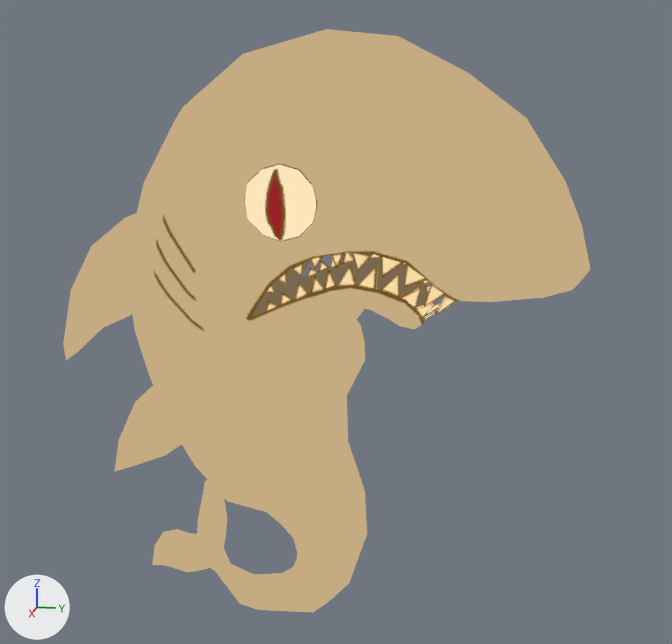
Renders of the glTF model godot/assets/models/battle/summons/SandShark.glb from each side of a commit.
Rendered twice from a 50 mm camera at (0.248, 0.0584, 0.152) aimed at (-0.0014, 0.0085, 0.0896). Every picture has the same lights, and +X, +Y and +Z are marked at lower left. The older version comes first. Both versions are drawn at frame 25 of the action 'SandShark_Idle'; the numbers are the values there. Vertices at exactly the same position are counted once.

Objects in the first picture: 'SandShark.001'.
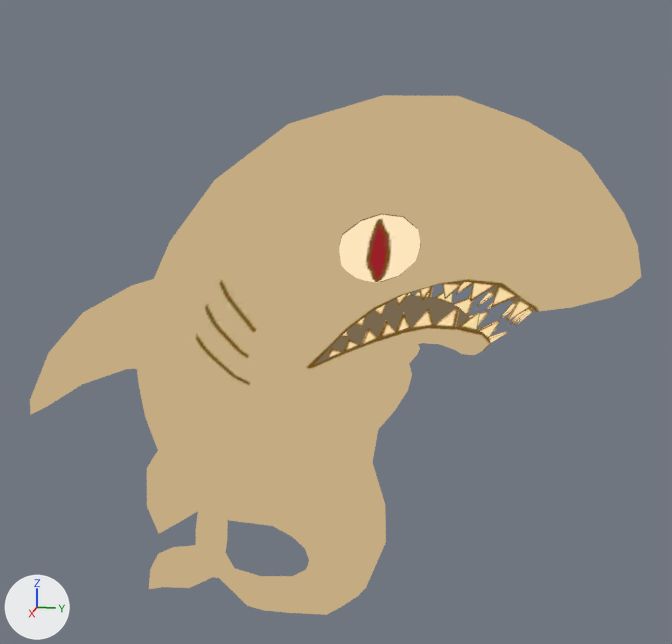
What changed in the scene script:
```text
Change me_sandshark:
    used by ob_sandshark_001; parent = ob_sandshark; location = (0.0, 0.0191, 0.0); rotation_euler = (1.571, 0.0, 0.0), in degrees (90, 0, 0)
    remove me_sandshark.from_pydata(...)  # 791 vertices, 1144 faces; spans x -1.03..1.03, y -0.01..3.36, z -1.51..1.5
    add me_sandshark.from_pydata(...)  # 791 vertices, 1144 faces; spans x -1.1..1.12, y -1.58..1.85, z -0.01..3.03
    me_sandshark part 1: the loose piece of 38 vertices spanning x 0.62..0.73, y 2.35..2.72, z -0.21..0.17 is multiplied about its middle by the matrix ((0.971, -0.083, 0.374), (0.353, 0.05, -1.076), (0.065, 0.926, -0.089)), then moved by (-0.21, -2.05, 2.32)
    me_sandshark part 2: 715 of 791 vertices moved; they spanned x -1.03..1.03, y -0.01..3.36, z -1.51..1.5 and now span x -1.1..1.12, y -1.58..1.85, z -0.01..3.03; mean shift (-0.15, -1.39, 1.59); largest move (0.0, 3.32, -0.48) -> (-0.43, 0.78, 3.03)
    other edits to the shape of me_sandshark do not show in these pictures
Change ob_sandshark_001:
    remove ob_sandshark_001.parent = ob_sandshark
    ob_sandshark_001.rotation_euler: (1.571, 0.0, 0.0) -> (0.0, 0.0, 0.0)  # degrees (90, 0, 0) -> degrees (0, 0, 0)
    ob_sandshark_001.location: (0.0, 0.0191, 0.0) -> (0.0, 0.0, 0.0)
    ob_sandshark_001.scale: (1.0, 1.0, 1.0) -> (0.05, 0.05, 0.05)
```

Where the change shows, as pixel boxes [x1, y1, x2, y2] in the pictures (672 x 644 px; the box of a moved part takes in the faces that stretch with it):
'SandShark.001', reshaped, moved, rescaled, turned: before [63, 29, 590, 612]; after [30, 95, 641, 615]
part 1 of me_sandshark, moved or reshaped: before [244, 163, 318, 242]; after [339, 214, 421, 283]
part 2 of me_sandshark, moved or reshaped: before [63, 29, 590, 612]; after [30, 95, 641, 615]
